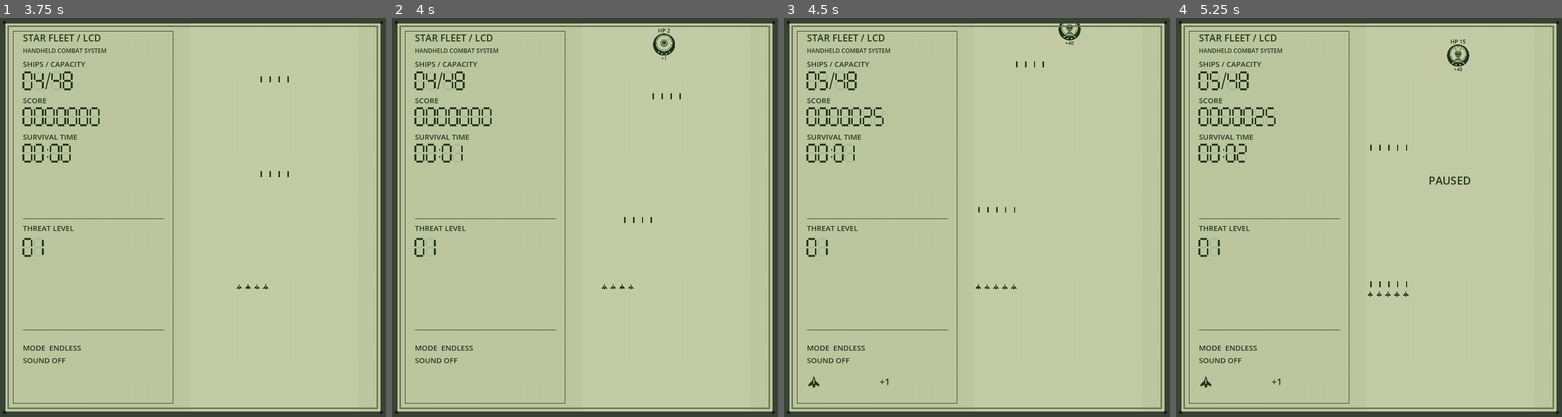
Above: before the commit, frames 1-4 (left to right).
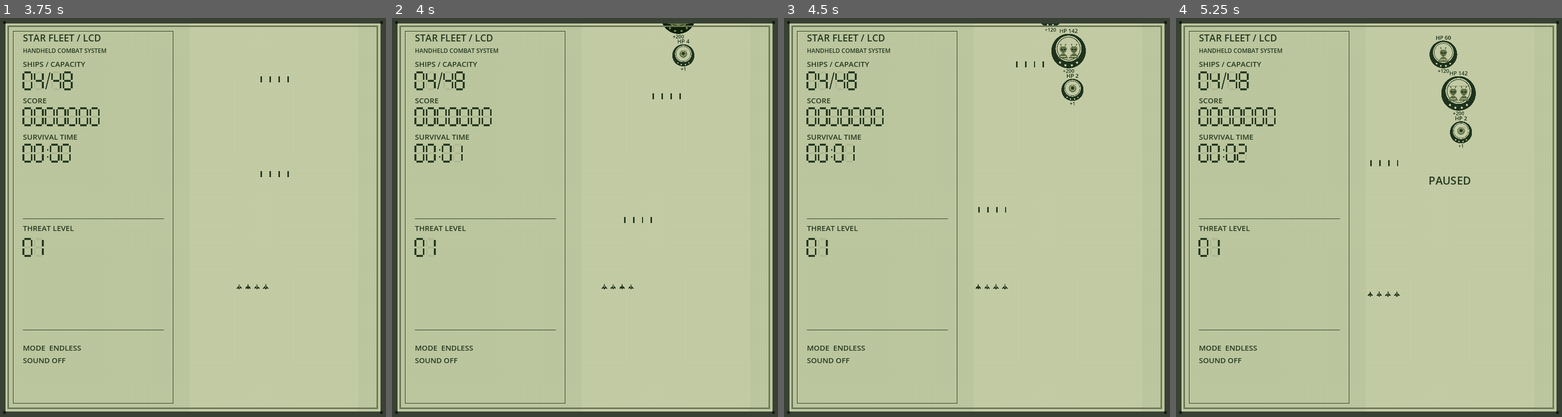
Above: after the commit, the same moments.

Repository: barmassimo/pocket-invasion
Game: Godot game, scene res://scenes/main.tscn
The game is run twice, just before and just after one commit, with the same random seed, the same clock (stepped at 60 frames per second) and the same inputs.
Inputs (mouse positions are in pixels of both pictures, inside the frame that each line leads up to):
- Up to frame 1 (3.75 s): tap Enter at 0.5, 2.1, 2.75 s; move the mouse to (277, 197) at 0.52 s; hold D 0.53-1.28 s; tap Ctrl at 0.6 s; click (277, 197) at 0.67 s; move the mouse to (115, 237) at 1.27 s; hold S 1.28-2.03 s; tap P at 1.35 s; tap Space at 2 s; move the mouse to (231, 129) at 2.02 s; hold D 2.03-2.78 s; move the mouse to (173, 297) at 2.77 s; hold W 2.78-3.53 s; tap Keypad Enter at 2.85 s; click (173, 297) at 2.92 s; move the mouse to (308, 277) at 3.52 s; hold Left from 3.53 s (still down); tap M at 3.6 s
- Up to frame 2 (4 s): keep holding Left
- Up to frame 3 (4.5 s): keep holding Left; move the mouse to (861, 157) at 4.27 s; tap Ctrl at 4.35 s
- Up to frame 4 (5.25 s): move the mouse to (1388, 217) at 5.02 s; release Left at 5.03 s; hold S from 5.03 s (still down); tap P at 5.1 s; click (1388, 217) at 5.17 s

Frame 1 is identical in both runs. In frame 2, 0.5% of the frame differs, in the area x 67-79%, y 1-14%; in frame 3, 0.8%; in frame 4, 1.2%, in the area x 6-78%, y 4-93%.

Commit message:
Increase difficulty

Diff:
--- a/game/scripts/checks.gd
+++ b/game/scripts/checks.gd
@@ -106,18 +106,19 @@
 	check(generation_valid, "Random encounters stay inside road and preserve reinforcement opportunities")
 	game.reset_run(true, 123)
 	game.spawn_wave()
-	check(game.elapsed == 0.0 and Rules.difficulty_time(game.elapsed) == 0.0 and game.targets.size() >= 2, "Run starts at first-minute difficulty with a fresh survival timer and immediate threats")
-	check(Rules.threat_level(0.0) == 1 and Rules.threat_level(59.99) == 1 and Rules.threat_level(60.0) == 2 and Rules.threat_level(120.0) == 3, "Threat level starts at one and advances at minute boundaries")
+	check(game.elapsed == 0.0 and Rules.difficulty_time(game.elapsed) == 60.0 and game.targets.size() >= 2, "Run starts at internal level two with a fresh survival timer and immediate threats")
+	check(Rules.threat_level(0.0) == 1 and Rules.threat_level(59.99) == 1 and Rules.threat_level(60.0) == 2 and Rules.threat_level(120.0) == 3, "Displayed threat starts at one and advances at survival-minute boundaries")
+	check(Rules.target_health(1, Rules.difficulty_time(0.0), 1.0) == 66 and Rules.encounter_pressure(Rules.difficulty_time(0.0)) > 1.28, "Opening offset increases normal health and wave pressure, including nonlinear growth")
 	var previous_speed: float = Rules.course_speed(Rules.difficulty_time(0.0))
 	var previous_gain: float = 0.0
-	var speed_accelerates: bool = previous_speed < 4.0
+	var speed_accelerates: bool = is_equal_approx(previous_speed, 6.08816)
 	for step: int in range(1, 36001):
 		var speed: float = Rules.course_speed(Rules.difficulty_time(float(step) / 60.0))
 		var gain: float = speed - previous_speed
 		speed_accelerates = speed_accelerates and gain > previous_gain
 		previous_speed = speed
 		previous_gain = gain
-	check(speed_accelerates, "Gentle opening speed grows every physics tick with increasing gains for ten minutes")
+	check(speed_accelerates, "Faster opening speed grows every physics tick with increasing gains for ten minutes")
 	var recoveries_present: bool = true
 	for seed_value: int in [42, 123, 456, 789, 2026]:
 		for survival: float in [0.0, 300.0, 1800.0]:
@@ -172,7 +173,7 @@
 		limits_valid = limits_valid and game.squad.size() == 48
 	check(limits_valid, "Fleet capacity stays at 48 at start, former unlock times and thirty minutes")
 	game.reset_run(true, 123)
-	check(Rules.MAX_SOLDIERS == 48 and game.squad.size() == Rules.START_SOLDIERS, "Restart clears the full fleet and restores four ships with fixed capacity")
+	check(Rules.MAX_SOLDIERS == 48 and game.squad.size() == Rules.START_SOLDIERS and game.elapsed == 0.0 and Rules.difficulty_time(game.elapsed) == 60.0 and Rules.threat_level(game.elapsed) == 1, "Restart restores four ships, internal level two and displayed level one")
 	game.reset_run(true, 123)
 	var small: CourseTarget = game.spawn_target(-3, -4, 0, Rules.target_health(0, 20, 1.0, 0), Rules.target_reward(0, 0), 0)
 	var large: CourseTarget = game.spawn_target(3, -4, 0, Rules.target_health(0, 20, 1.0, 2), Rules.target_reward(0, 2), 2)
--- a/game/scripts/rules.gd
+++ b/game/scripts/rules.gd
@@ -9,7 +9,9 @@
 const SPACING: float = 0.58
 const SHOT_INTERVAL: float = 0.45
 const MAX_BULLETS: int = 768
-const START_DIFFICULTY_SECONDS: float = 0.0
+const START_DIFFICULTY_SECONDS: float = 60.0
+const DISPLAY_START_THREAT: int = 1
+const COURSE_SPEED_MULTIPLIER: float = 1.3
 const RECOVERY_HEALTH: int = 5
 const BULLET_SPEED: float = 28.0
 const SIZE_SCALES: Array[float] = [0.8, 1.0, 1.25, 1.5, 1.8]
@@ -23,7 +25,7 @@
 	# Modest time-based growth, independent of squad size: gaining soldiers pays off.
 	var base: float = [18.0, 24.0, 32.0][kind]
 	var growth: float = [0.30, 0.40, 0.50][kind]
-	var minutes: float = maxf(0.0, elapsed - START_DIFFICULTY_SECONDS) / 60.0
+	var minutes: float = maxf(0.0, elapsed) / 60.0
 	var escalation: float = [12.0, 18.0, 24.0][kind] * pow(minutes, 2.2)
 	return maxi(1, roundi((base + elapsed * growth + escalation) * variation * SIZE_HEALTH[tier]))
 
@@ -31,12 +33,12 @@
 	return START_DIFFICULTY_SECONDS + survival_time
 
 static func course_speed(elapsed: float) -> float:
-	var active: float = maxf(0.0, elapsed - START_DIFFICULTY_SECONDS)
-	# A gentler opening, with continuously increasing acceleration as the run lasts.
-	return 3.8 + active * 0.014 + active * active * 0.000012
+	var active: float = maxf(0.0, elapsed)
+	# Apply the opening offset to speed too, then shorten the firing opportunity.
+	return COURSE_SPEED_MULTIPLIER * (3.8 + active * 0.014 + active * active * 0.000012)
 
 static func threat_level(survival_time: float) -> int:
-	return 1 + floori(difficulty_time(survival_time) / 60.0)
+	return DISPLAY_START_THREAT + floori(survival_time / 60.0)
 
 static func shot_damage(_count: int) -> int:
 	return 1
@@ -45,7 +47,7 @@
 	return maxf(0.20, SHOT_INTERVAL / sqrt(maxf(1.0, float(count) / START_SOLDIERS)))
 
 static func encounter_pressure(elapsed: float) -> float:
-	var minutes: float = maxf(0.0, elapsed - START_DIFFICULTY_SECONDS) / 60.0
+	var minutes: float = maxf(0.0, elapsed) / 60.0
 	return 1.0 + 0.22 * log(1.0 + maxf(0.0, elapsed) / 45.0) + 0.1 * pow(minutes, 1.3)
 
 static func target_reward(kind: int, tier: int, score_roll: int = 5) -> int:
